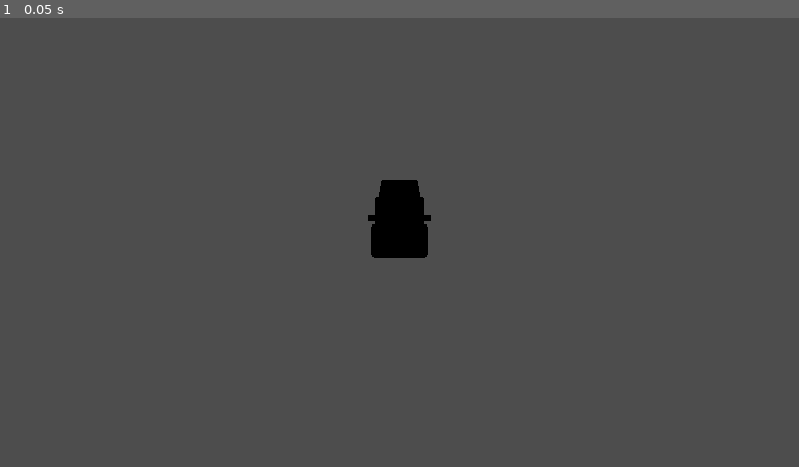
Above: before the commit, frame 1.
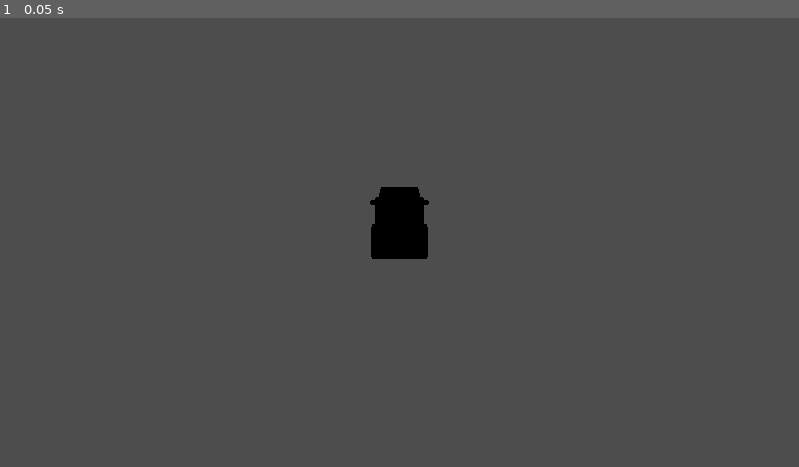
Above: after the commit, the same moment.

Repository: mozes-lol/banana
Game: Godot game, scene res://levels/level_test_3d.tscn
The game is run twice, just before and just after one commit, with the same random seed, the same clock (stepped at 60 frames per second) and the same inputs.
Inputs:
- Up to frame 1 (0.05 s): no input

The runs differ from the first frame. In frame 1, 0.1% of the frame differs, in the area x 46-54%, y 36-54%.

Commit message:
Create car gameobject

Diff:
--- a/levels/level_test_3d.tscn
+++ b/levels/level_test_3d.tscn
@@ -4,7 +4,8 @@
 
 [node name="level_test_3d" type="Node3D"]
 
-[node name="car_test" parent="." instance=ExtResource("1_ivdo5")]
-
 [node name="Camera3D" type="Camera3D" parent="."]
 transform = Transform3D(1, 0, 0, 0, 0.79653, 0.604599, 0, -0.604599, 0.79653, 0, 4.515, 6.305)
+
+[node name="car_test" parent="." instance=ExtResource("1_ivdo5")]
+transform = Transform3D(-1, 0, -8.74228e-08, 0, 1, 0, 8.74228e-08, 0, -1, 0, 0, 0)
--- a/objects/cars/car_test.tscn
+++ b/objects/cars/car_test.tscn
@@ -1,8 +1,15 @@
-[gd_scene load_steps=2 format=3 uid="uid://l7yka1wf5kwp"]
+[gd_scene load_steps=3 format=3 uid="uid://l7yka1wf5kwp"]
 
 [ext_resource type="ArrayMesh" uid="uid://d1ww8vnctibuh" path="res://assets/vehicles/sedan.obj" id="1_jmkpd"]
 
-[node name="car_test" type="Node3D"]
+[sub_resource type="BoxShape3D" id="BoxShape3D_ka1l3"]
+size = Vector3(1.21377, 1.16165, 2.30624)
 
-[node name="Sedan" type="MeshInstance3D" parent="."]
+[node name="car_test" type="CharacterBody3D"]
+
+[node name="collider" type="CollisionShape3D" parent="."]
+transform = Transform3D(1, 0, 0, 0, 1, 0, 0, 0, 1, 0, 0.655317, 0)
+shape = SubResource("BoxShape3D_ka1l3")
+
+[node name="model" type="MeshInstance3D" parent="."]
 mesh = ExtResource("1_jmkpd")
